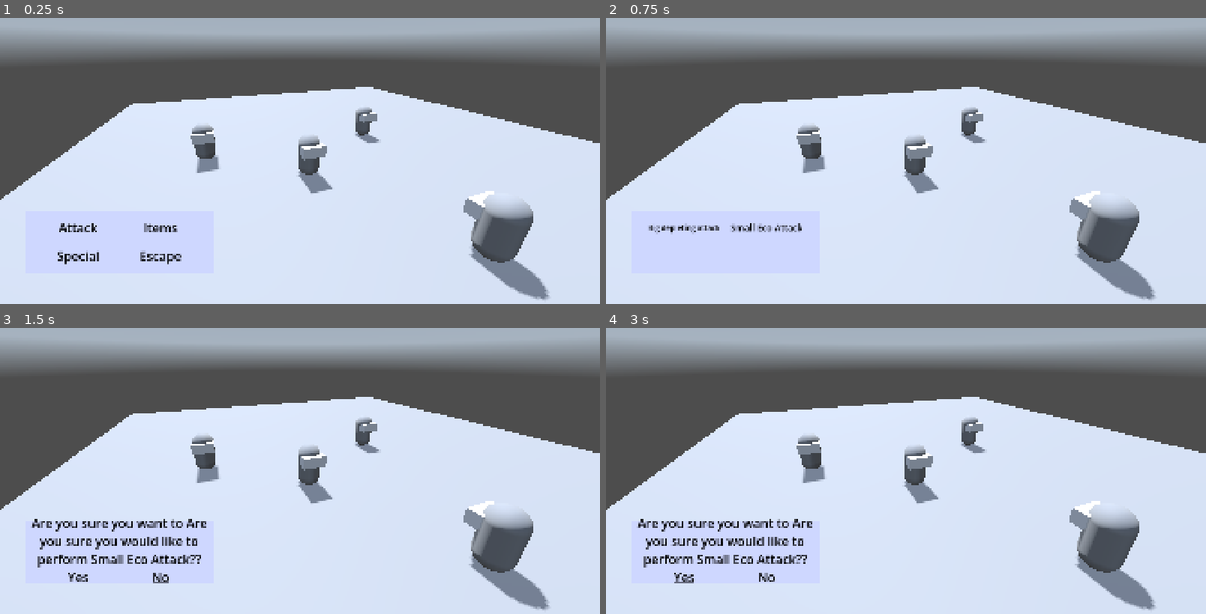
Above: before the commit, frames 1-4 (two rows, left to right).
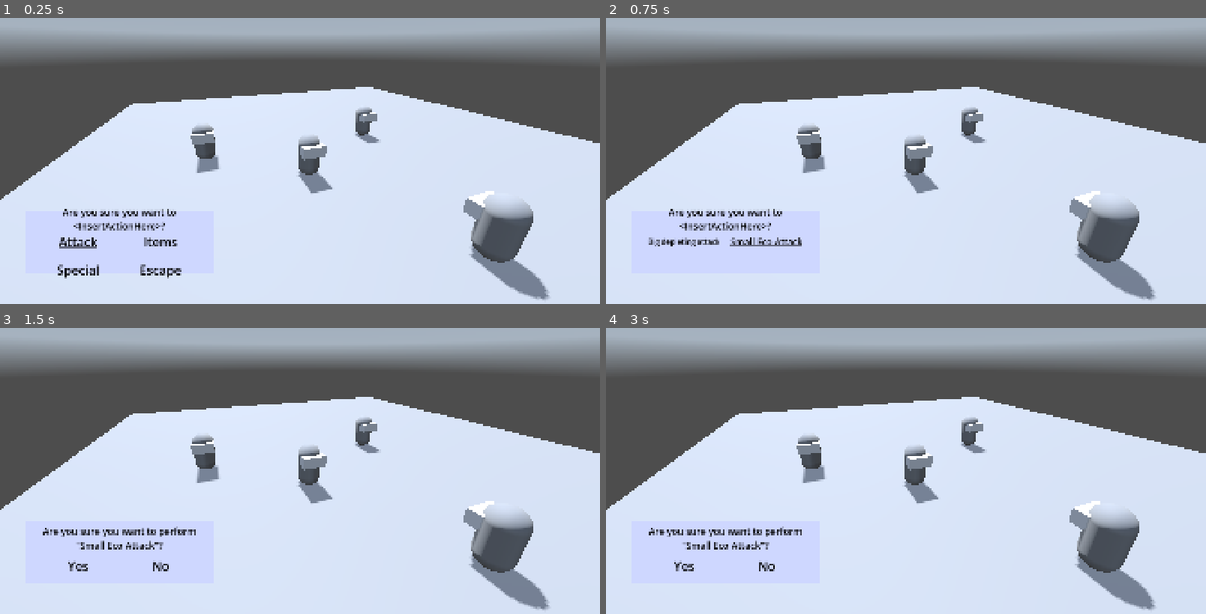
Above: after the commit, the same moments.

Repository: Kaympe20/somneria
Game: Godot game, scene res://views/battle/battle.tscn
Two runs of this game, one before a commit and one after it. Both use one fixed random seed, a clock stepped at 60 frames per second and the inputs below. This scene is started directly instead of the project's main scene. A sky picture missing from this copy of the repository is replaced by a grey-blue gradient.
Inputs (mouse positions are in pixels of both pictures, inside the frame that each line leads up to):
- Up to frame 1 (0.25 s): no input
- Up to frame 2 (0.75 s): tap Enter (ui_accept) at 0.5 s; move the mouse to (684, 226) at 0.52 s; hold Right (right) from 0.53 s (still down)
- Up to frame 3 (1.5 s): tap Space (jump) at 0.77 s; tap Enter (ui_accept) at 1.25 s; move the mouse to (162, 576) at 1.27 s; release Right (right) at 1.28 s; hold S (back) from 1.28 s (still down)
- Up to frame 4 (3 s): tap Space (jump) at 1.52 s; tap Enter (ui_accept) at 2, 2.75 s; move the mouse to (966, 370) at 2.02 s; release S (back) at 2.03 s; hold Right (right) 2.03-2.78 s; move the mouse to (876, 513) at 2.77 s; hold W (forward) from 2.78 s (still down)

The runs differ from the first frame. In frame 1, 1.6% of the frame differs, in the area x 9-31%, y 66-92%; in frame 2, 1.2%; in frame 3, 2.2%; in frame 4, 2.2%, in the area x 5-35%, y 66-90%.
Error in both runs: Assertion failed: error running runConfirmation(): isConfirmation is already true (res://views/battle/menu.gd:59)

Commit message:
improve display of confirmation text

Diff:
--- a/views/battle/battle.tscn
+++ b/views/battle/battle.tscn
@@ -122,6 +122,8 @@
 anchors_preset = 15
 anchor_right = 1.0
 anchor_bottom = 1.0
+offset_left = 50.0
+offset_right = -50.0
 grow_horizontal = 2
 grow_vertical = 2
 theme_override_constants/separation = -10
@@ -129,14 +131,13 @@
 script = ExtResource("4_rwkki")
 
 [node name="ConfirmationText" type="Label" parent="ui/MenuContainer/Menu" unique_id=775182786]
-visible = false
-custom_minimum_size = Vector2(0, 70)
+custom_minimum_size = Vector2(0, 100)
 layout_mode = 2
 theme_override_colors/font_color = Color(0, 0, 0, 1)
-theme_override_font_sizes/font_size = 40
+theme_override_font_sizes/font_size = 30
 text = "Are you sure you want to <InsertActionHere>?"
 horizontal_alignment = 1
-vertical_alignment = 1
+vertical_alignment = 2
 autowrap_mode = 3
 script = ExtResource("4_twn4g")
 
--- a/views/battle/menu.gd
+++ b/views/battle/menu.gd
@@ -58,7 +58,7 @@
 
 	assert(!isConfirmation, "error running runConfirmation(): isConfirmation is already true");
 	isConfirmation = true;
-	confirmationRequested.emit("Are you sure you would like to %s %s?" % [confirmationType, thingToConfirm]);
+	confirmationRequested.emit("%s \"%s\"" % [confirmationType, thingToConfirm]);
 
 func endConfirmation():
 	isConfirmation = false;
